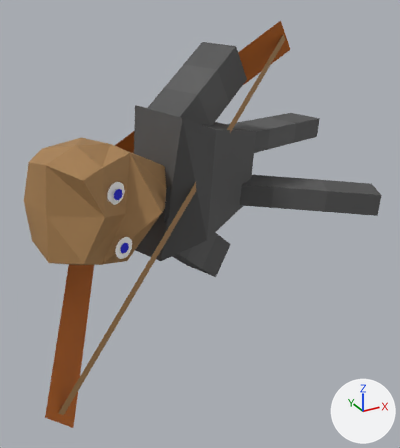
Two versions of the OBJ model KingOfKings/Models/heavyarcher3d.obj, one commit apart.
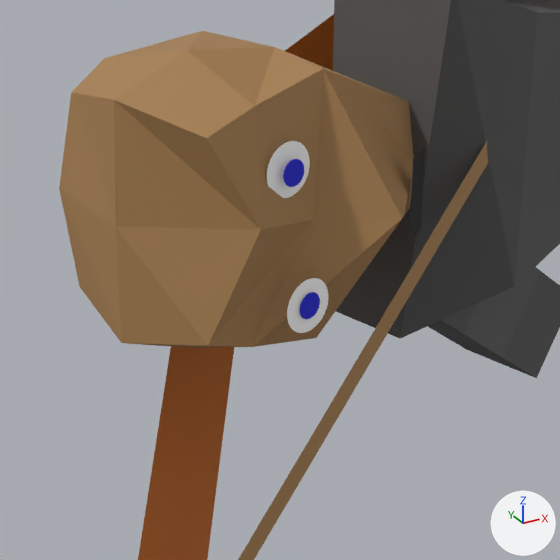
Each version appears first whole from a 50 mm lens placed at (-2.59, -7.28, 4.39), pointed at (1.04, -0.68, 1.09), and next in a close-up on the part from 0% to 56% of the width and 28% to 78% of the height. Arrows for +X, +Y and +Z are at lower right; the lights stay in place. Where no turn or scale is listed for an object, it has been applied to the vertices.
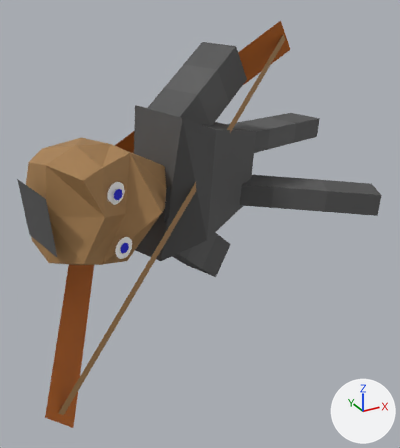
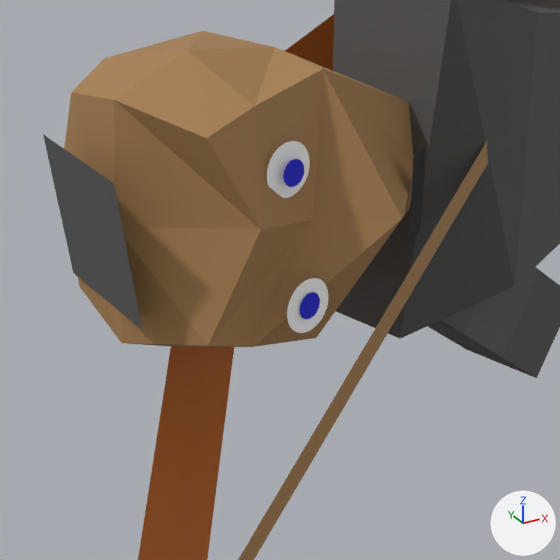
What differs and where, as boxes (x1, y1, x2, y2) in the close-ups (560 x 560 px):
'Plane.004_Plane.001', added
    after: (43, 134, 142, 329)

Edits to the bpy script that builds the scene:
```text
Add me_plane_004_plane_001:
    me_plane_004_plane_001.from_pydata([(-1.308, -1.591, 1.517), (-1.37, -1.65, 2.261), (-1.455, -0.909, 1.56), (-1.517, -0.968, 2.303)], [], [(0, 1, 3, 2)])
    me_plane_004_plane_001.materials.append(mat_material_008)  # dark grey #585858
Add ob_plane_004_plane_001:
    ob_plane_004_plane_001 = bpy.data.objects.new('Plane.004_Plane.001', me_plane_004_plane_001)
    ob_plane_004_plane_001.location = (0.0, 0.0, 0.0)
```
